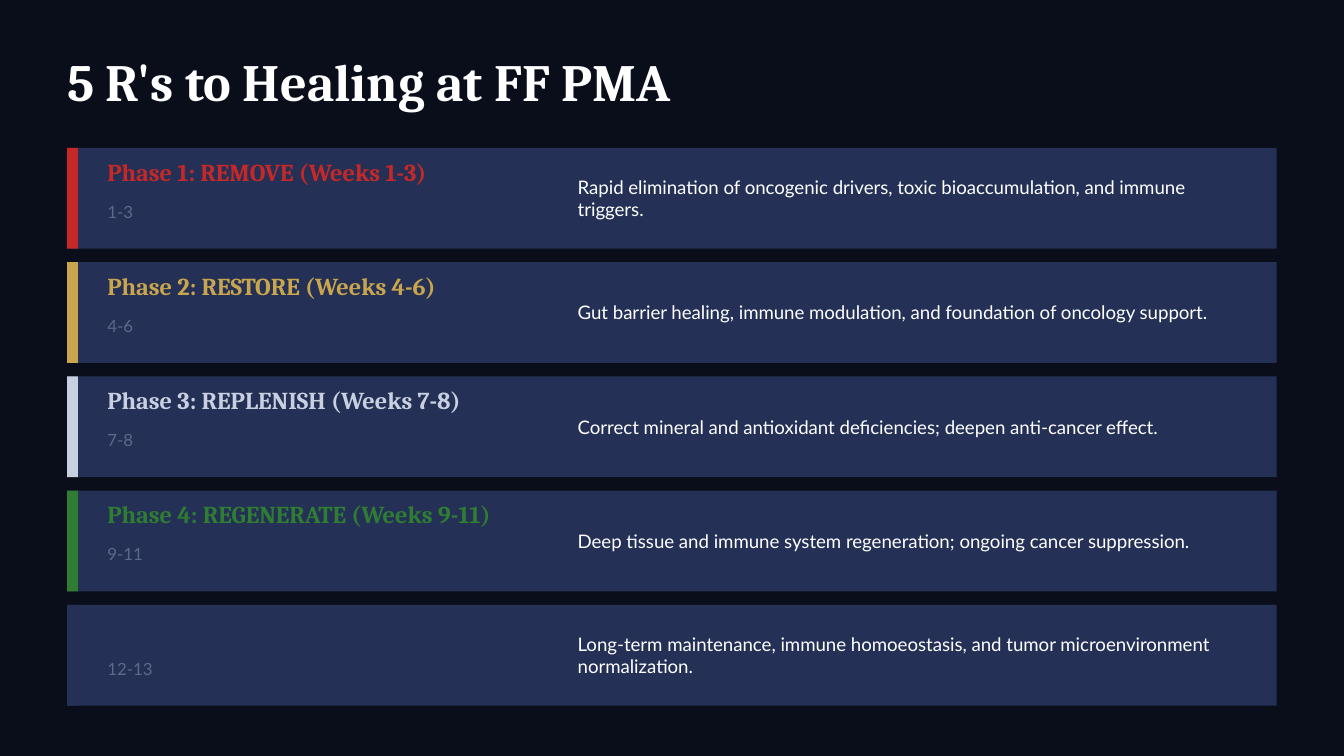
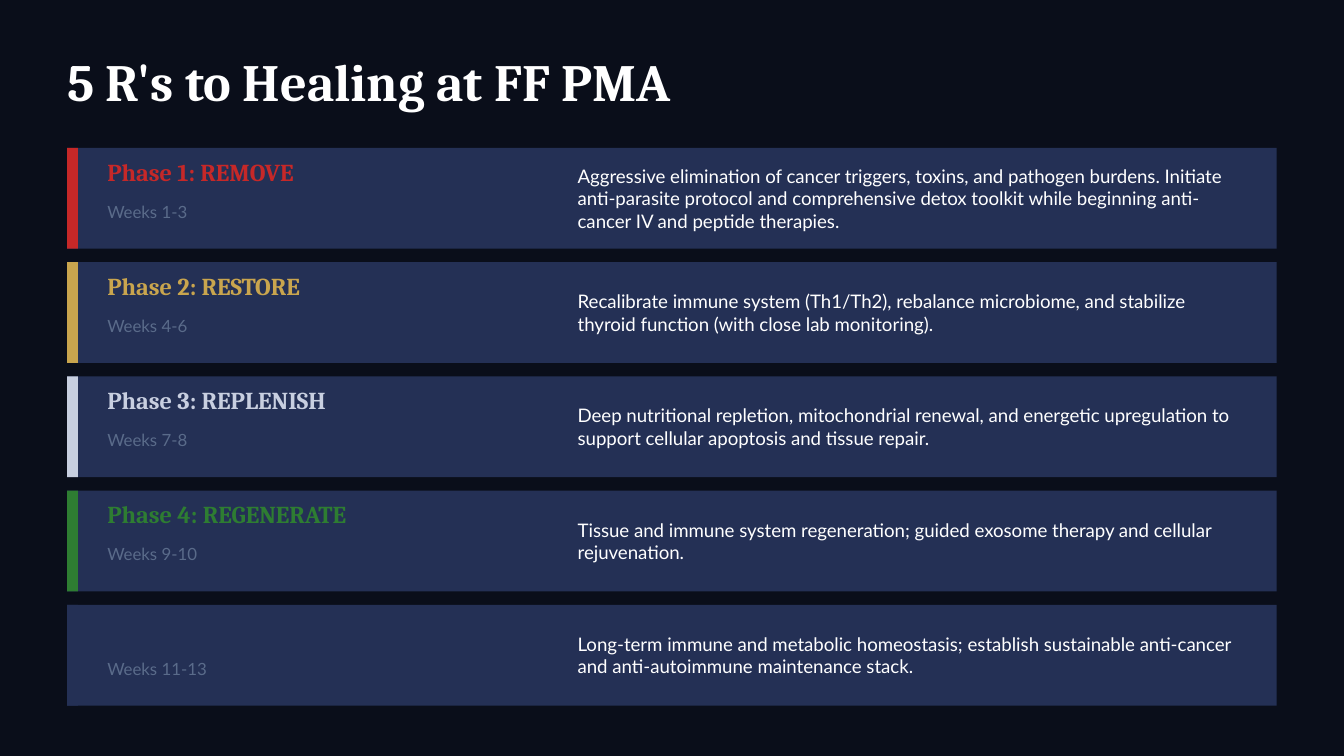
Before and after one commit to bfiveash22/ALLIO-ON-REPLIT, a slide deck: slide 5 of artifacts/api-server/generated-protocols/Annette_Gomer_Protocol_Presentation.pptx. Drawn at 1344x756 pixels with LibreOffice and Linux fonts; fonts in the diff are those of the drawing. Boxes give left, top, right and bottom in pixels: in the first picture for what was removed or moved away, otherwise in the second. Text is boxed around its words. In the diff, an @@ line names an element or a change of style, - is before the commit and + after.

```diff
--- a/artifacts/api-server/generated-protocols/Annette_Gomer_Protocol_Presentation.pptx
+++ b/artifacts/api-server/generated-protocols/Annette_Gomer_Protocol_Presentation.pptx
@@ text at box(107, 164, 293, 181): text changed @@
-Phase 1: REMOVE (Weeks 1-3)
+Phase 1: REMOVE
@@ text at box(578, 169, 1222, 232): text changed @@
-Rapid elimination of oncogenic drivers, toxic bioaccumulation, and immune triggers.
+Aggressive elimination of cancer triggers, toxins, and pathogen burdens. Initiate anti-parasite protocol and comprehensive detox toolkit while beginning anti-cancer IV and peptide therapies.
@@ text at box(107, 206, 188, 218): text changed @@
-1-3
+Weeks 1-3
@@ text at box(107, 278, 300, 295): text changed @@
-Phase 2: RESTORE (Weeks 4-6)
+Phase 2: RESTORE
@@ text at box(578, 293, 1185, 335): text changed @@
-Gut barrier healing, immune modulation, and foundation of oncology support.
+Recalibrate immune system (Th1/Th2), rebalance microbiome, and stabilize thyroid function (with close lab monitoring).
@@ text at box(107, 320, 188, 332): text changed @@
-4-6
+Weeks 4-6
@@ text at box(107, 392, 326, 409): text changed @@
-Phase 3: REPLENISH (Weeks 7-8)
+Phase 3: REPLENISH
@@ text at box(578, 408, 1229, 449): text changed @@
-Correct mineral and antioxidant deficiencies; deepen anti-cancer effect.
+Deep nutritional repletion, mitochondrial renewal, and energetic upregulation to support cellular apoptosis and tissue repair.
@@ text at box(107, 434, 188, 446): text changed @@
-7-8
+Weeks 7-8
@@ text at box(107, 506, 346, 523): text changed @@
-Phase 4: REGENERATE (Weeks 9-11)
+Phase 4: REGENERATE
@@ text at box(578, 523, 1212, 563): text changed @@
-Deep tissue and immune system regeneration; ongoing cancer suppression.
+Tissue and immune system regeneration; guided exosome therapy and cellular rejuvenation.
@@ text at box(107, 548, 198, 560): text changed @@
-9-11
+Weeks 9-10
@@ text at box(578, 637, 1232, 673): text changed @@
-Long-term maintenance, immune homoeostasis, and tumor microenvironment normalization.
+Long-term immune and metabolic homeostasis; establish sustainable anti-cancer and anti-autoimmune maintenance stack.
@@ text at box(107, 663, 207, 675): text changed @@
-12-13
+Weeks 11-13
```
Also in this commit, not shown: 11 other slides changed, 10 slides added, 1 slide removed, 11 other files.
